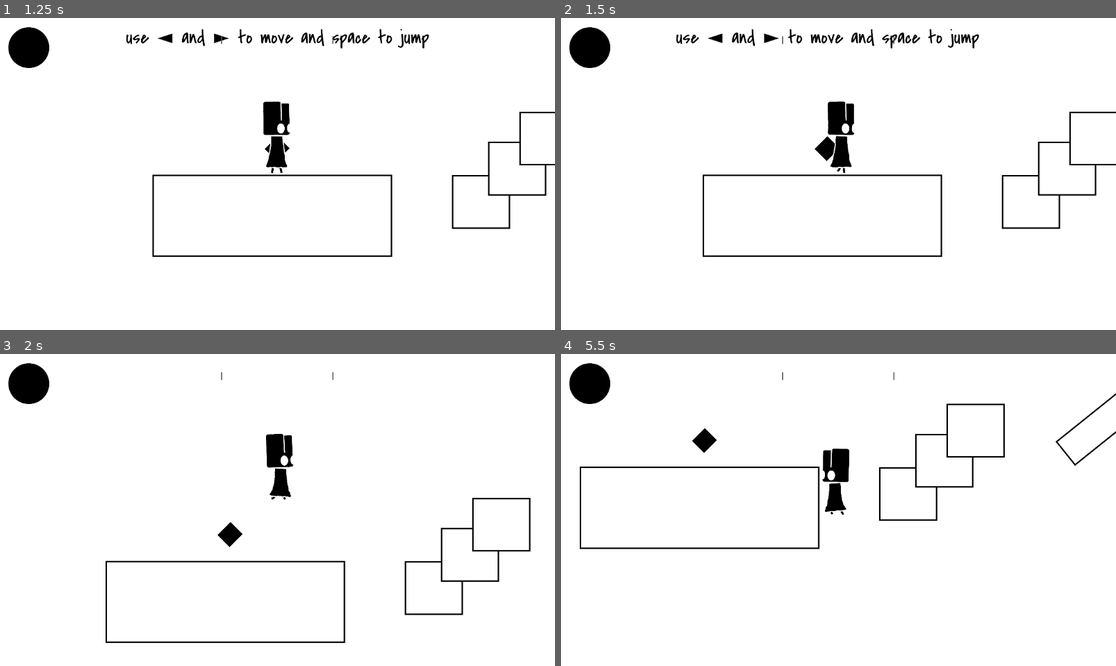
Above: before the commit, frames 1-4 (two rows, left to right).
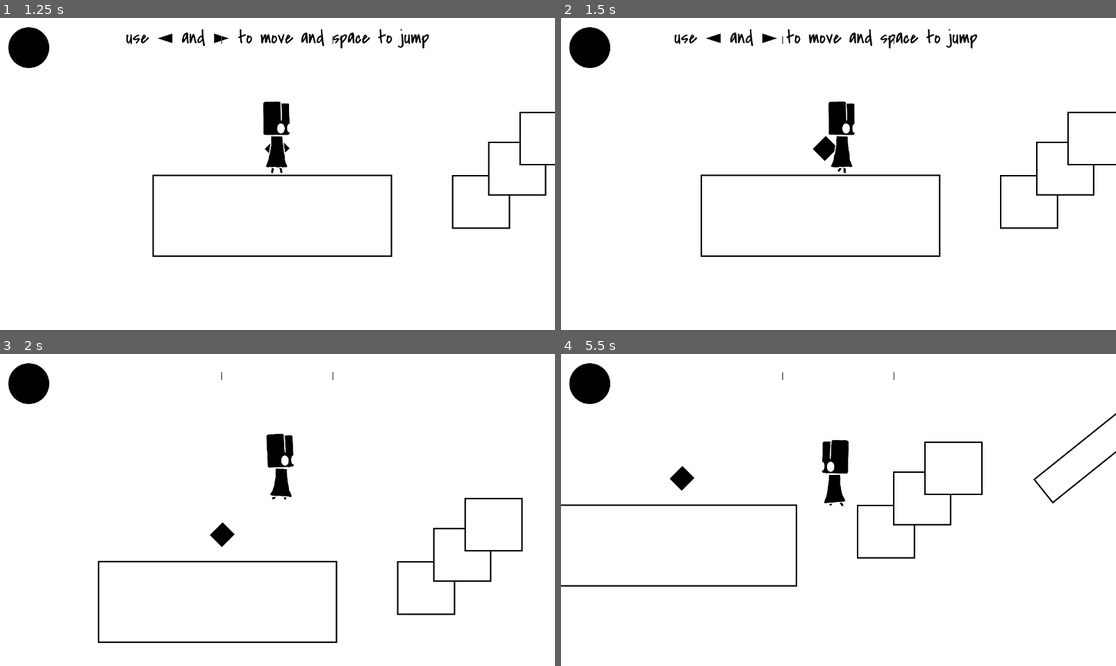
Above: after the commit, the same moments.

Repository: a-fun-gi/contrast
Game: Godot game, scene res://scenes/game_manager.tscn
Same seed, same stepped clock (60 frames per second), same inputs: the game is played once before the commit and once after it.
Inputs:
- Up to frame 1 (1.25 s): click "Play" at 0.5 s
- Up to frame 2 (1.5 s): hold D (player_right) from 1.28 s (still down)
- Up to frame 3 (2 s): keep holding D (player_right); tap W (player_jump) at 1.52 s
- Up to frame 4 (5.5 s): tap W (player_jump) at 2.27, 3.77, 4.52, 5.27 s; release D (player_right) at 2.78 s; hold A (player_left) 2.78-3.53 s; hold D (player_right) 3.53-5.03 s; hold A (player_left) from 5.03 s (still down)

Frame 1 is identical in both runs. In frame 2, 2.0% of the frame differs, in the area x 20-97%, y 3-77%; in frame 3, 1.5%; in frame 4, 3.8%, in the area x 0-100%, y 12-75%.

Commit message:
buff speed

Diff:
--- a/godot/scenes/player_2.gd
+++ b/godot/scenes/player_2.gd
@@ -7,7 +7,7 @@
 @export var inverted: bool = false
 @export var unstable: bool = false
 
-const SPEED = 300.0
+const SPEED = 350.0
 const JUMP_VELOCITY = -700.0
 
 var lastpos: Vector2
